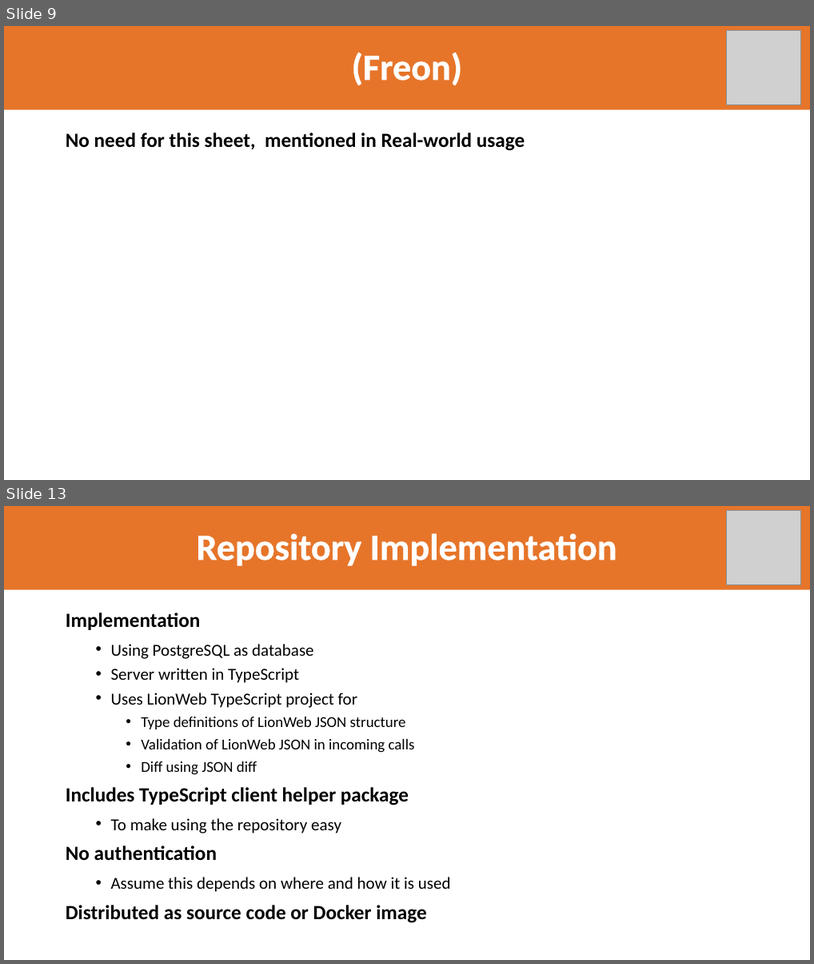
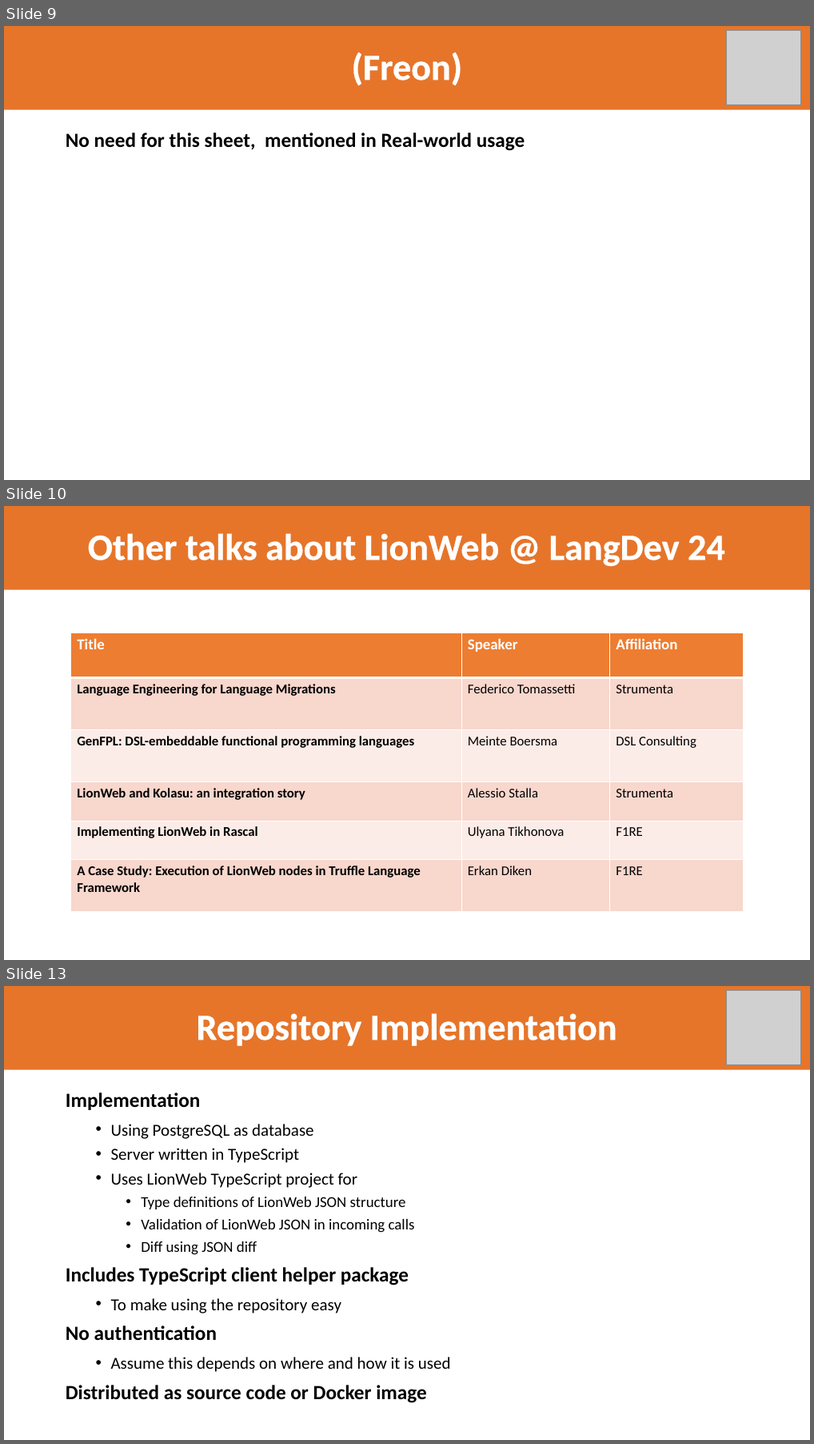
Before and after one commit to LionWeb-io/specification, a slide deck: resources/LangDev 2024 Talk-jos.pptx. Shown one above the other, each under a label of ours: slides 9 and 13 before the commit, slides 9, 10 and 13 after it; the slides between them are not shown. The pictures are 814x964 and 814x1444 pixels, drawn with LibreOffice and Linux fonts; fonts in the diff are those of the drawing; grey boxes stand for pictures; background and template pictures are left out. Boxes give left, top, right and bottom in pixels: in the first picture for what was removed or moved away, otherwise in the second. Text is boxed around its words. In the diff, an @@ line names an element or a change of style, - is before the commit and + after.

```diff
--- a/resources/LangDev 2024 Talk-jos.pptx
+++ b/resources/LangDev 2024 Talk-jos.pptx
@@ slide 10 added at [4, 506, 810, 960], background #FFFFFF @@
@@ title added at [4, 506, 810, 589], fill #E6752A, 44 pt, text #FFFFFF, bold @@
+Other talks about LionWeb @ LangDev 24
@@ table added at [71, 632, 743, 910], 6 rows, 3 columns @@
+Title | Speaker | Affiliation
+Language Engineering for Language Migrations | Federico Tomassetti | Strumenta
+GenFPL: DSL-embeddable functional programming languages | Meinte Boersma | DSL Consulting
+LionWeb and Kolasu: an integration story | Alessio Stalla | Strumenta
+Implementing LionWeb in Rascal | Ulyana Tikhonova | F1RE
+A Case Study: Execution of LionWeb nodes in Truffle Language Framework | Erkan Diken | F1RE
```
Also in this commit, not shown: 15 slides changed, 6 other slides added, 8 slides removed.
